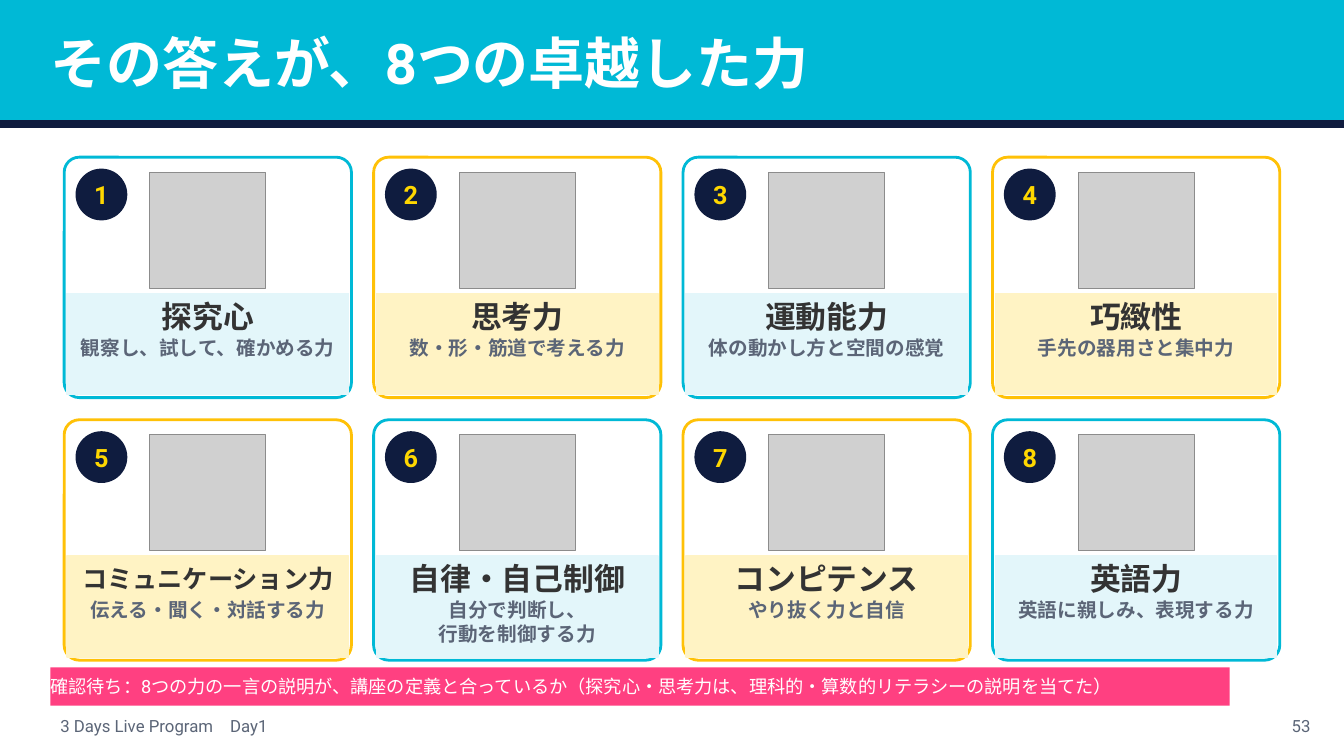
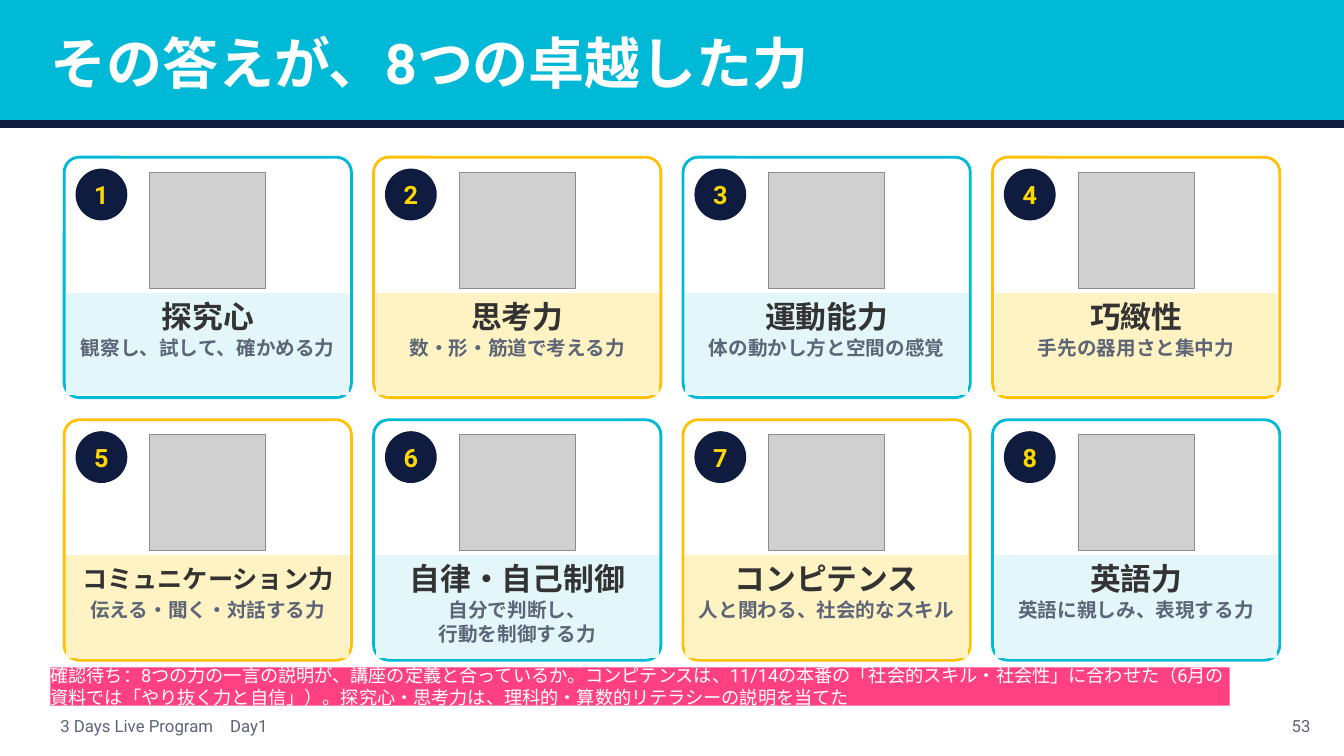
Before and after one commit to tanakayuc/static-pages, a slide deck: slide 53 of pigmarion-homeinter-3days-live/day1/v2/homeinter-day1-v2.pptx. Drawn at 1344x756 pixels with LibreOffice and Linux fonts; fonts in the diff are those of the drawing; grey boxes stand for pictures. Boxes give left, top, right and bottom in pixels: in the first picture for what was removed or moved away, otherwise in the second. Text is boxed around its words. In the diff, an @@ line names an element or a change of style, - is before the commit and + after.

```diff
--- a/pigmarion-homeinter-3days-live/day1/v2/homeinter-day1-v2.pptx
+++ b/pigmarion-homeinter-3days-live/day1/v2/homeinter-day1-v2.pptx
@@ text at [699, 600, 954, 619]: text changed @@
-やり抜く力と自信
+人と関わる、社会的なスキル
@@ text in rectangle at [50, 664, 1223, 710]: text changed @@
-確認待ち：8つの力の一言の説明が、講座の定義と合っているか（探究心・思考力は、理科的・算数的リテラシーの説明を当てた）
+確認待ち：8つの力の一言の説明が、講座の定義と合っているか。コンピテンスは、11/14の本番の「社会的スキル・社会性」に合わせた（6月の資料では「やり抜く力と自信」）。探究心・思考力は、理科的・算数的リテラシーの説明を当てた
```
Also in this commit, not shown: 4 other files.
